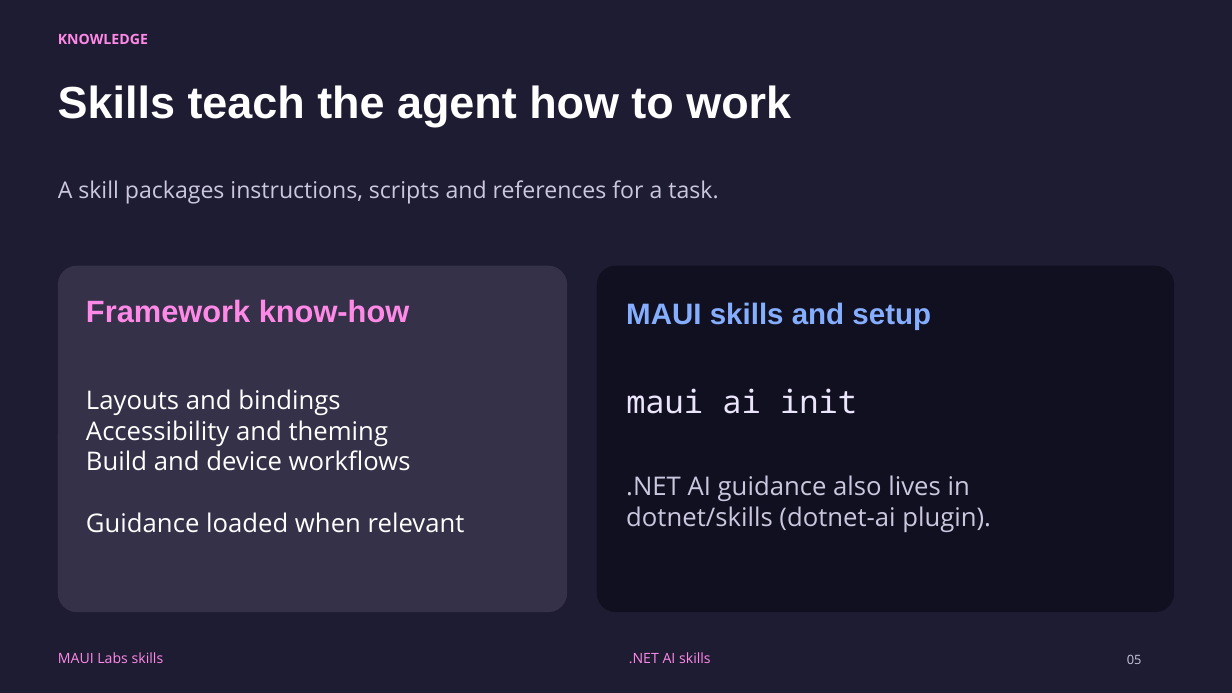
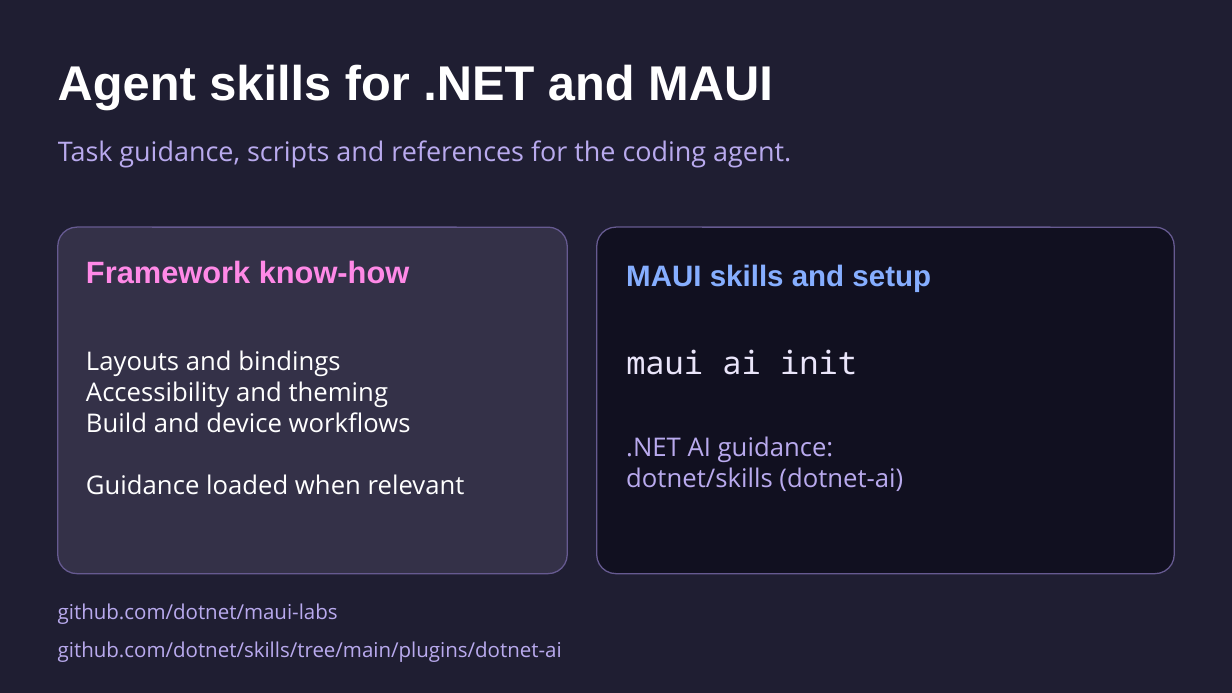
Before and after one commit to mattleibow/dotnetconf2026, a slide deck: slide 5 of slides.pptx. Drawn at 1232x693 pixels with LibreOffice and Linux fonts; fonts in the diff are those of the drawing. Boxes give left, top, right and bottom in pixels: in the first picture for what was removed or moved away, otherwise in the second. Text is boxed around its words. In the diff, an @@ line names an element or a change of style, - is before the commit and + after.

```diff
--- a/slides.pptx
+++ b/slides.pptx
@@ background #1E1C32 to #1F1E32 @@
@@ text removed at (58, 33, 148, 44) @@
-KNOWLEDGE
@@ text at (58, 64, 773, 109): text changed; size 35 to 38 pt @@
-Skills teach the agent how to work
+Agent skills for .NET and MAUI
@@ text at (58, 140, 791, 168): text changed; size 18 to 21 pt; text colour #CAC7DE to #B9AAEE @@
-A skill packages instructions, scripts and references for a task.
+Task guidance, scripts and references for the coding agent.
@@ rounded rectangle at (57, 227, 567, 574): outline none to #665A91 1 pt @@
@@ 4 texts, 2 rounded rectangles: place and size @@
-4 texts, 2 rounded rectangles at (57, 266, 1175, 613)
+4 texts, 2 rounded rectangles at (57, 227, 1175, 574)
@@ rounded rectangle at (597, 227, 1175, 574): outline none to #665A91 1 pt @@
@@ text at (626, 436, 903, 491): text changed; text colour #CAC7DE to #B9AAEE @@
-.NET AI guidance also lives in
-dotnet/skills (dotnet-ai plugin).
+.NET AI guidance:
+dotnet/skills (dotnet-ai)
@@ text added at (58, 603, 338, 624), 16 pt, text #B9AAEE @@
+github.com/dotnet/maui-labs
@@ text removed at (58, 652, 164, 663) @@
-MAUI Labs skills
@@ text added at (58, 641, 562, 662), 16 pt, text #B9AAEE @@
+github.com/dotnet/skills/tree/main/plugins/dotnet-ai
@@ text removed at (629, 652, 711, 663) @@
-.NET AI skills
@@ text removed at (1127, 654, 1142, 664) @@
-05
```
Also in this commit, not shown: 26 other slides changed, 8 slides added, 6 slides removed.
